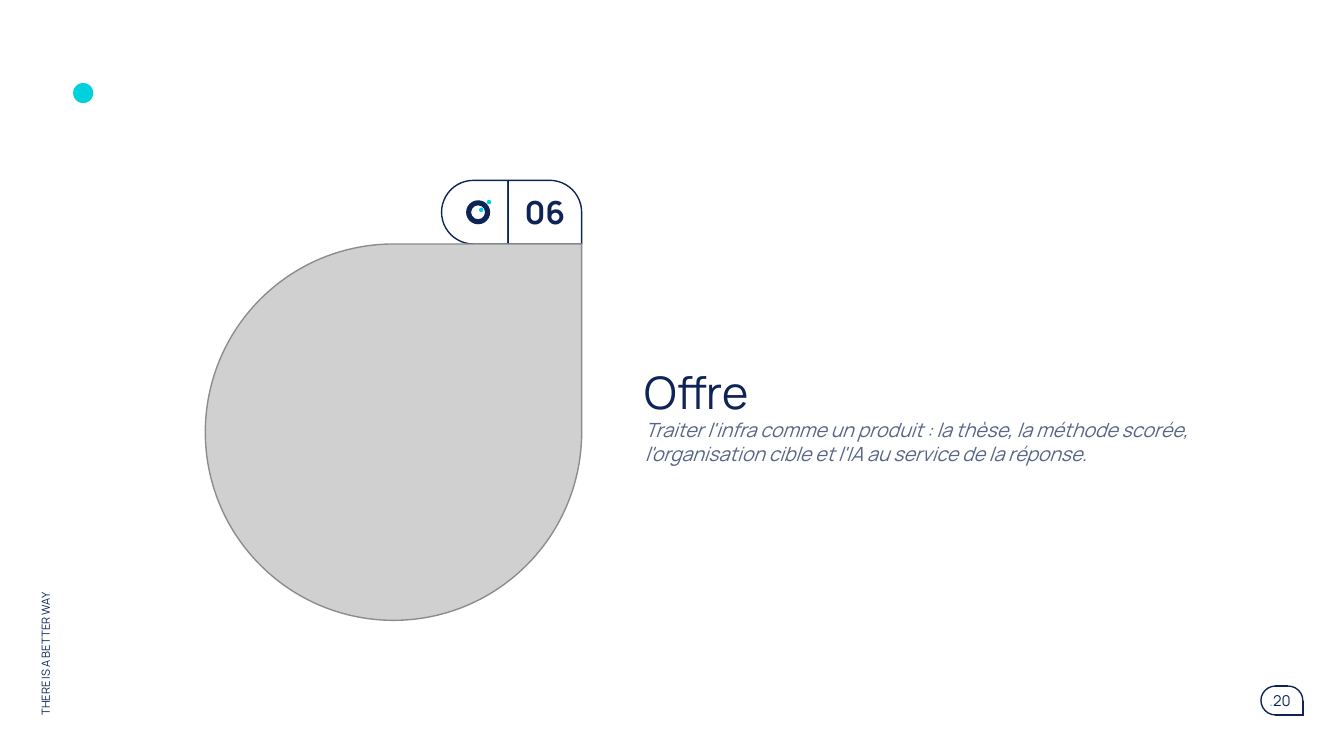
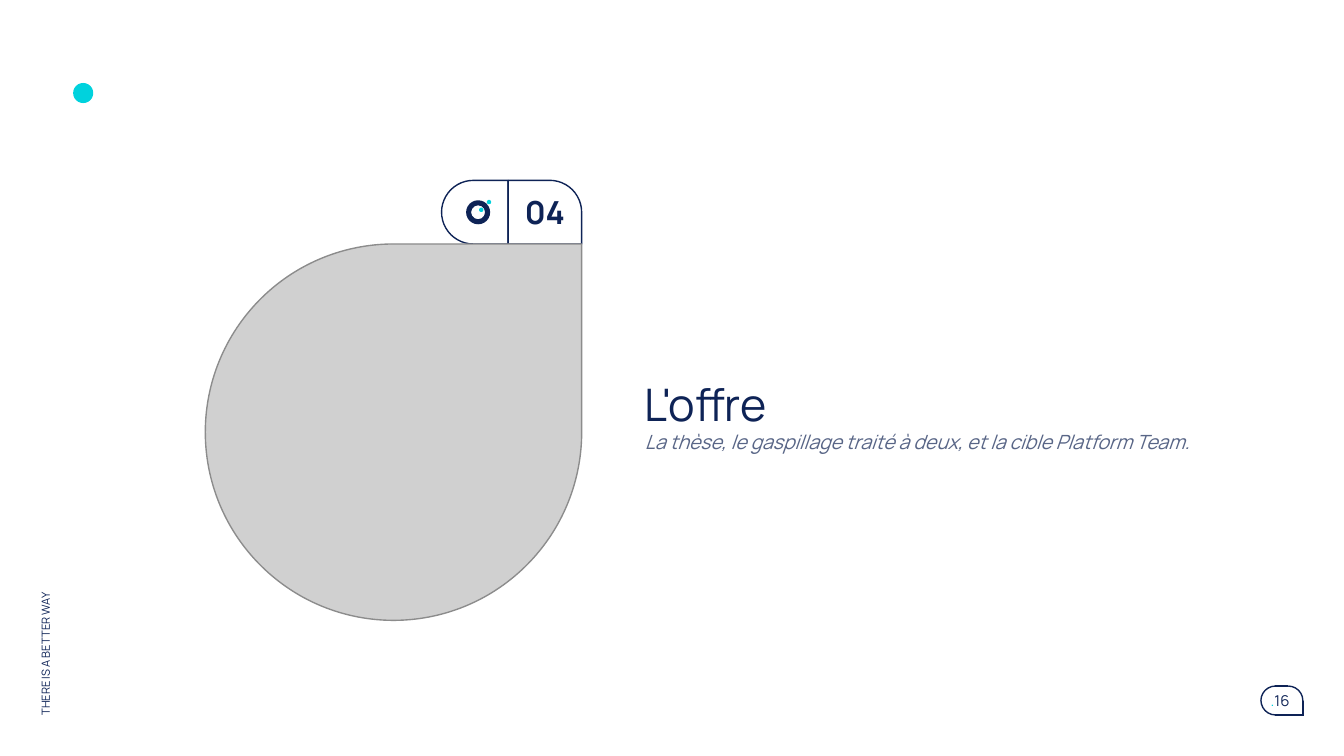
Before and after one commit to claudecamus-dot/Vscode3, a slide deck: slide 16 of docs/cadrage-ppt/bmad-iap-cadrage-synthese.pptx (slide 20 before the commit). Drawn at 1344x756 pixels with LibreOffice and Linux fonts; fonts in the diff are those of the drawing; grey boxes stand for pictures. Boxes give left, top, right and bottom in pixels: in the first picture for what was removed or moved away, otherwise in the second. Text is boxed around its words. In the diff, an @@ line names an element or a change of style, - is before the commit and + after.

```diff
--- a/docs/cadrage-ppt/bmad-iap-cadrage-synthese.pptx
+++ b/docs/cadrage-ppt/bmad-iap-cadrage-synthese.pptx
@@ text at (525,200,565,225): text changed @@
-06
+04
@@ title at (645,388,1190,454): text changed @@
-Offre
-Traiter l'infra comme un produit : la thèse, la méthode scorée, l'organisation cible et l'IA au service de la réponse.
+L'offre
+La thèse, le gaspillage traité à deux, et la cible Platform Team.
@@ page number at (1271,695,1290,706): text changed @@
-.20
+.16
```
Also in this commit, not shown: 23 other slides changed, 8 slides added, 15 slides removed, 2 other files.
